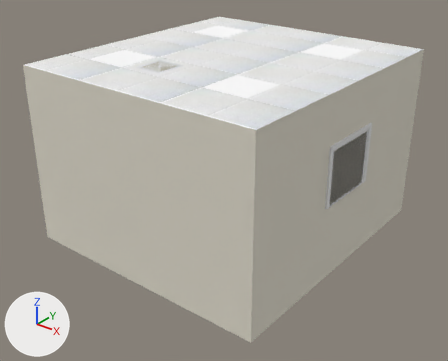
A saved change to the Blender file Room/Room.blend.
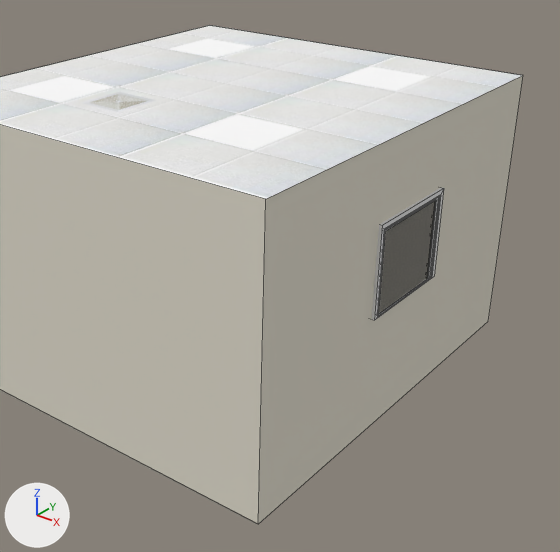
The first picture shows the older version from a 50 mm camera at (4.93, -6.34, 4.59) aimed at (0.05, -0.23, 0.8). The close-ups show both versions on the part from 18% to 100% of the width and 0% to 100% of the height of that picture; other places that the commit changed are outside them. The lights are fixed; the arrows at lower left show +X, +Y and +Z. The close-ups show mesh edges as thin lines.

Before the edit, the objects in view are built like this:
```python
me_cube_000 = bpy.data.meshes.new('Cube.000')
me_cube_000.from_pydata(...)  # 4 vertices, 1 face; spans x -52.0..0.0, y -0.1..0.2, z -3.5
me_cube_000.materials.append(mat_ceiling)  # picture img_ceiling_png
# before: 0 (-52.0, 0.2, -3.5), 1 (-52.0, -0.1, -3.5), 2 (0.0, 0.2, -3.5), 3 (0.0, -0.1, -3.5)
me_cube_044 = bpy.data.meshes.new('Cube.044')
me_cube_044.from_pydata(...)  # 56 vertices, 40 faces; spans x -32.67..-19.33, y -0.13, z -0.56..1.32
# faces by material slot: [34, 6]
me_cube_044.materials.append(mat_window)  # its picture is missing
me_cube_044.materials.append(mat_glass)
me_cube_045 = bpy.data.meshes.new('Cube.045')
me_cube_045.from_pydata(...)  # 16 vertices, 4 faces; spans x -52.0..0.0, y -0.1..0.2, z -3.5..2.4
me_cube_045.materials.append(mat_wall)
ob_ceiling = bpy.data.objects.new('Ceiling', me_cube_000)
ob_ceiling.location = (-0.388, 1.95, 1.0)
ob_ceiling.rotation_euler = (3.142, 0.0, 1.571)  # degrees (180, 0, 90)
ob_ceiling.scale = (0.075, 10.8, 0.425)
_m = ob_ceiling.modifiers.new('Boolean', 'BOOLEAN')
_m.solver = 'FLOAT'
ob_wall = bpy.data.objects.new('Wall', me_cube_045)
ob_wall.location = (0.389, 1.95, 1.5)
ob_wall.rotation_euler = (0.0, 0.0, 1.571)  # degrees (0, 0, 90)
ob_wall.scale = (0.075, 10.8, 0.425)
_m = ob_wall.modifiers.new('Boolean', 'BOOLEAN')
_m.solver = 'FLOAT'
ob_window = bpy.data.objects.new('Window', me_cube_044)
ob_window.location = (0.389, 1.95, 1.3)
ob_window.rotation_euler = (0.0, 0.0, 1.571)  # degrees (0, 0, 90)
ob_window.scale = (0.075, 10.8, 0.425)
_m = ob_window.modifiers.new('Boolean', 'BOOLEAN')
_m.solver = 'FLOAT'
```
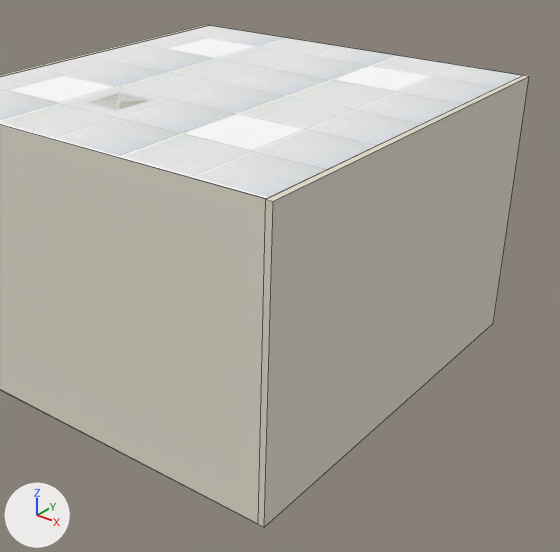
Edits to the bpy script that builds the scene:
```text
Change me_cube_000:
    used by ob_ceiling; location = (-0.388, 1.95, 1.0); rotation_euler = (3.142, 0.0, 1.571), in degrees (180, 0, 90); scale = (0.075, 10.8, 0.425)
    verts and faces of me_cube_000; kept vertices keep their numbers, new ones are numbered from 4
    remove me_cube_000.from_pydata(...)  # 4 vertices, 1 face; spans x -52.0..0.0, y -0.1..0.2, z -3.5
    add me_cube_000.from_pydata(...)  # 8 vertices, 6 faces; spans x -52.0..0.0, y -0.1..0.2, z -3.5
    me_cube_000 part 1
    add delete_faces([(0, 1, 3, 2)])
    add for new, old in zip([*range(4, 8)], [*range(0, 4)]): verts[new] = verts[old] + (0.0, 0.0, 0.0)
    add faces += [(0, 2, 3, 1), (4, 5, 7, 6), (0, 4, 6, 2), (0, 1, 5, 4), (1, 3, 7, 5), (2, 6, 7, 3)]
Change me_cube_045:
    used by ob_wall; location = (0.389, 1.95, 1.5); rotation_euler = (0.0, 0.0, 1.571), in degrees (0, 0, 90); scale = (0.075, 10.8, 0.425)
    remove me_cube_045.from_pydata(...)  # 16 vertices, 4 faces; spans x -52.0..0.0, y -0.1..0.2, z -3.5..2.4
    add me_cube_045.from_pydata(...)  # 32 vertices, 24 faces; spans x -52.0..0.0, y -0.1..0.2, z -3.5..2.4
    me_cube_045 part 2
    16 vertices are added at x -52.0..0.0, y -0.1..0.2, z -3.5..2.4
    20 new faces join them
```

Location of each change, [x1, y1, x2, y2] in pixels of the close-ups (560 x 552 px):
'Wall', reshaped: before [0, 39, 523, 524]; after [0, 25, 529, 527]
part 1 of me_cube_000, built on: [0, 25, 523, 199] in both
part 2 of me_cube_045, added: after [0, 25, 529, 527]
'Window', unchanged, covered by the edit: before [372, 187, 444, 320]
